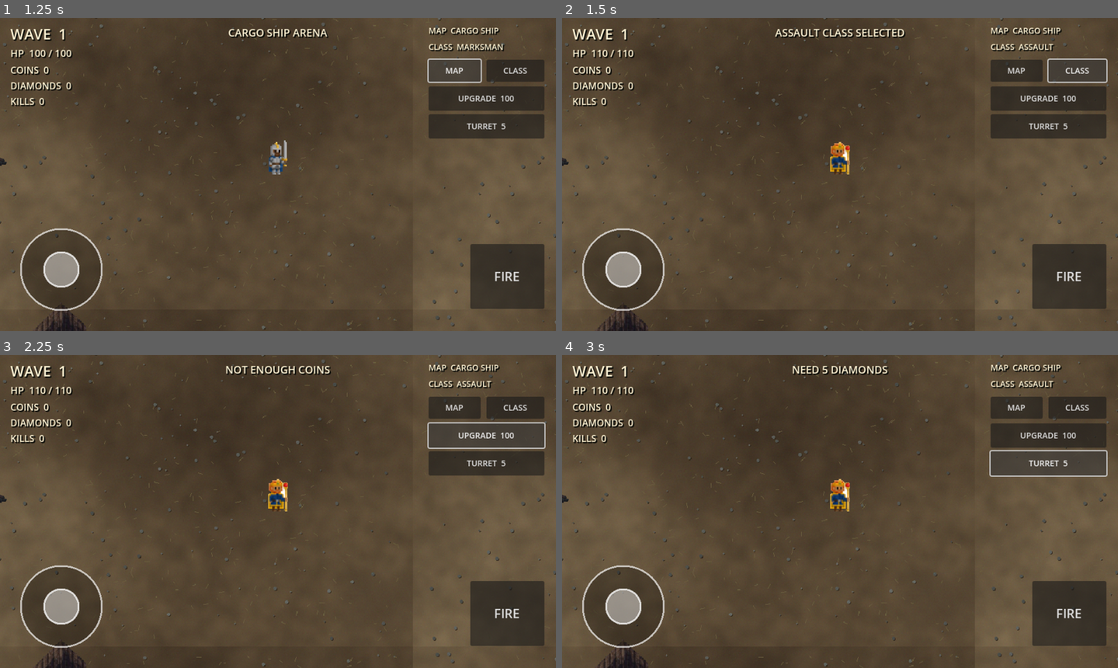
Above: before the commit, frames 1-4 (two rows, left to right).
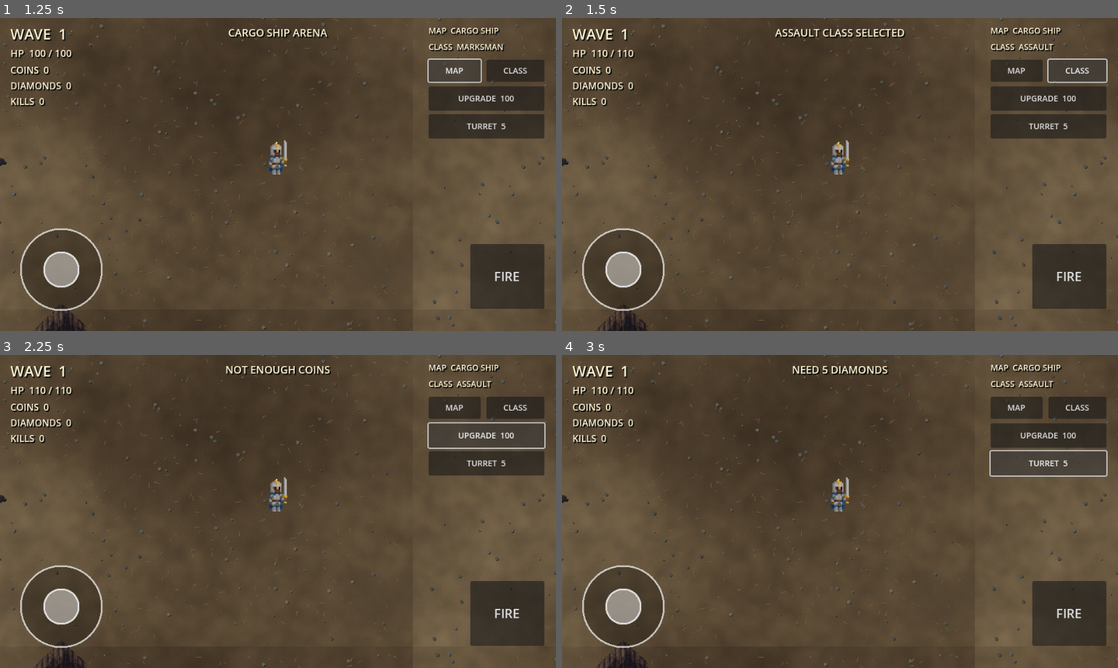
Above: after the commit, the same moments.

Repository: afie-boop/The-Fallen-Kingdom
Game: Godot game, scene res://scenes/deadzone.tscn
Same seed, same stepped clock (60 frames per second), same inputs: the game is played once before the commit and once after it.
Inputs:
- Up to frame 1 (1.25 s): click "MAP" at 0.5 s
- Up to frame 2 (1.5 s): click "CLASS" at 1.25 s
- Up to frame 3 (2.25 s): click "UPGRADE 100" at 2 s
- Up to frame 4 (3 s): click "TURRET 5" at 2.75 s

Frame 1 is identical in both runs. In frame 2, 0.3% of the frame differs, in the area x 48-52%, y 39-50%; in frame 3, 0.3%; in frame 4, 0.3%.

Commit message:
Use one shared player character across all classes

Diff:
--- a/extracted/The-Fallen-Kingdom/scripts/deadzone_player.gd
+++ b/extracted/The-Fallen-Kingdom/scripts/deadzone_player.gd
@@ -39,8 +39,6 @@
     max_hp = health
     hp = clampf(health_ratio * max_hp, 1.0, max_hp)
     move_speed = speed
-    _class_texture_index = 1 if health <= 105.0 else (3 if health <= 120.0 else 7)
-    _set_character_sprite()
     hp_changed.emit(hp, max_hp)
 
 func _physics_process(delta: float) -> void:
